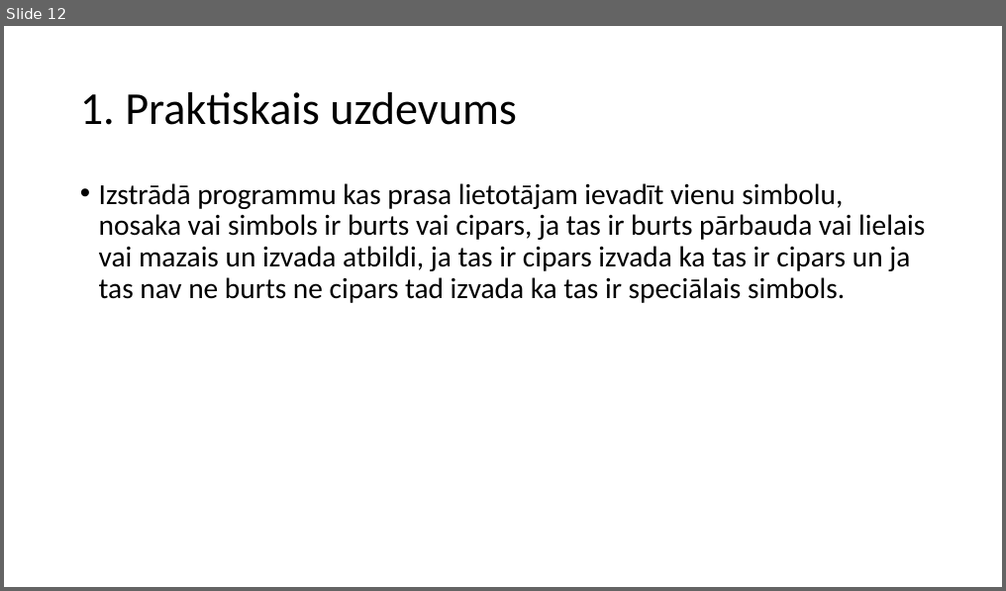
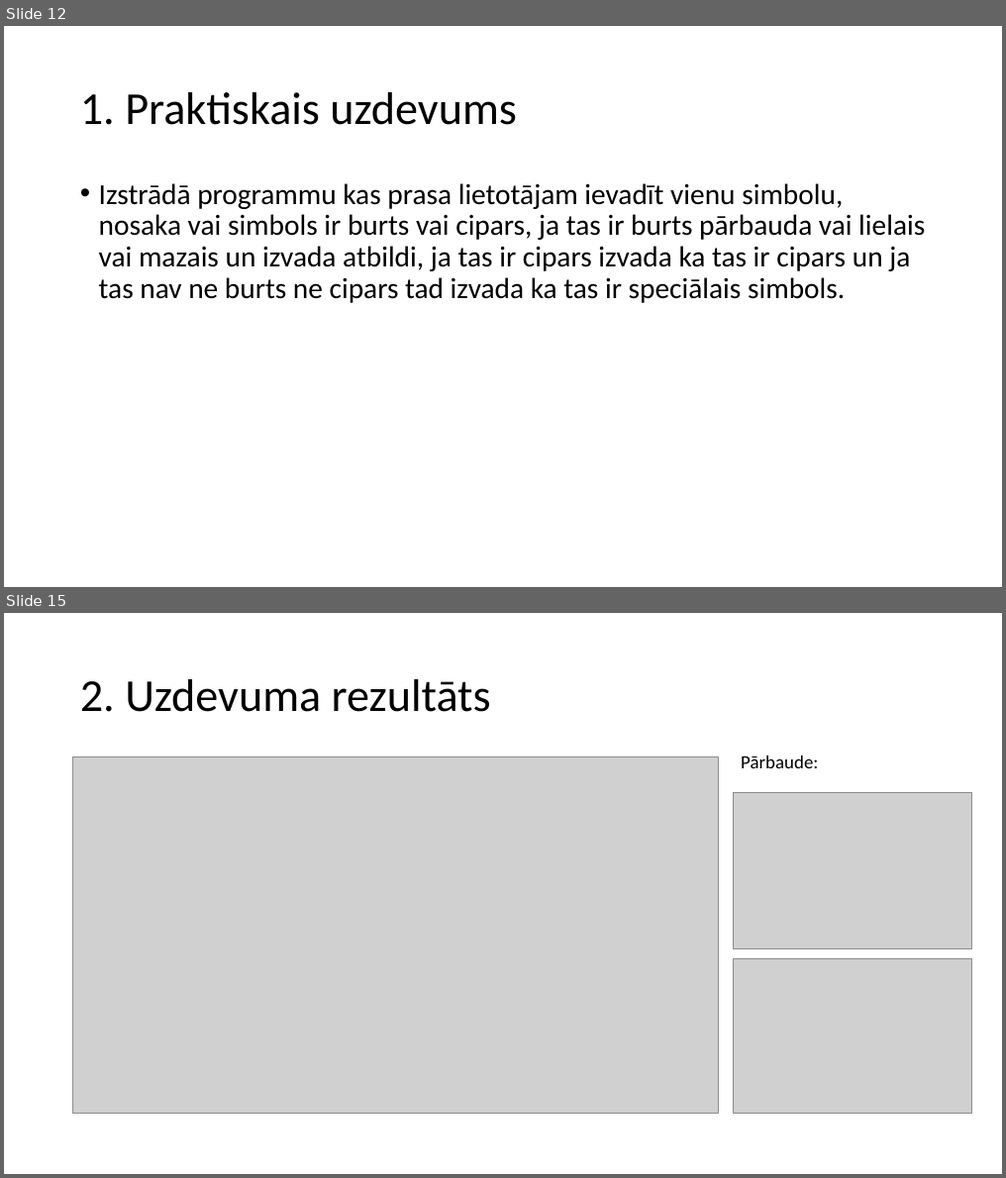
Before and after one commit to minime556/Eksamens, a slide deck: MacibuMaterialsProgEks.pptx. Shown one above the other, each under a label of ours: slide 12 before the commit, slides 12 and 15 after it; the slides between them are not shown. The pictures are 1006x591 and 1006x1178 pixels, drawn with LibreOffice and Linux fonts; fonts in the diff are those of the drawing; grey boxes stand for pictures. Boxes give left, top, right and bottom in pixels: in the first picture for what was removed or moved away, otherwise in the second. Text is boxed around its words. In the diff, an @@ line names an element or a change of style, - is before the commit and + after.

Commit message:
Izveidots 2. uzdevuma apraksts un izveidota java programma

```diff
--- a/MacibuMaterialsProgEks.pptx
+++ b/MacibuMaterialsProgEks.pptx
@@ slide 15 added at bbox=[4, 613, 1002, 1174], background #FFFFFF @@
@@ title added at bbox=[80, 679, 491, 712], 44 pt, text #000000 @@
+2. Uzdevuma rezultāts
@@ picture added at bbox=[73, 758, 718, 1114] @@
@@ text added at bbox=[741, 756, 818, 768], 18 pt, text #000000 @@
+Pārbaude:
@@ picture added at bbox=[734, 792, 973, 950] @@
@@ picture added at bbox=[734, 959, 973, 1114] @@
```
Also in this commit, not shown: 1 slide changed, 3 other slides added, 3 other files.
